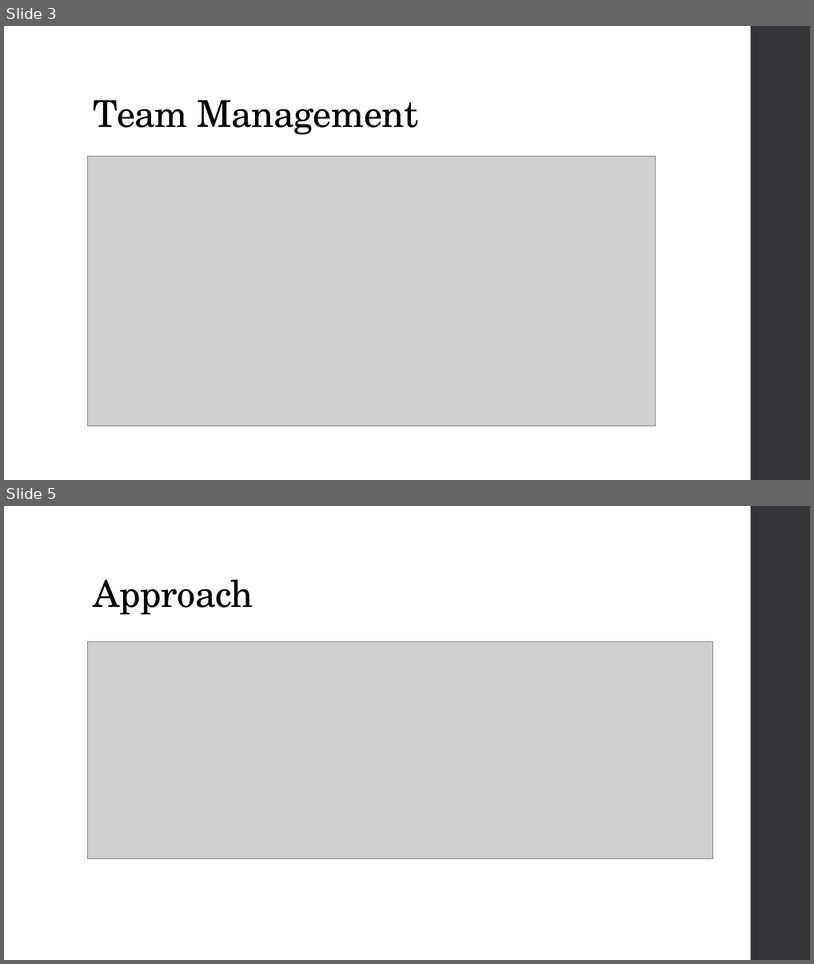
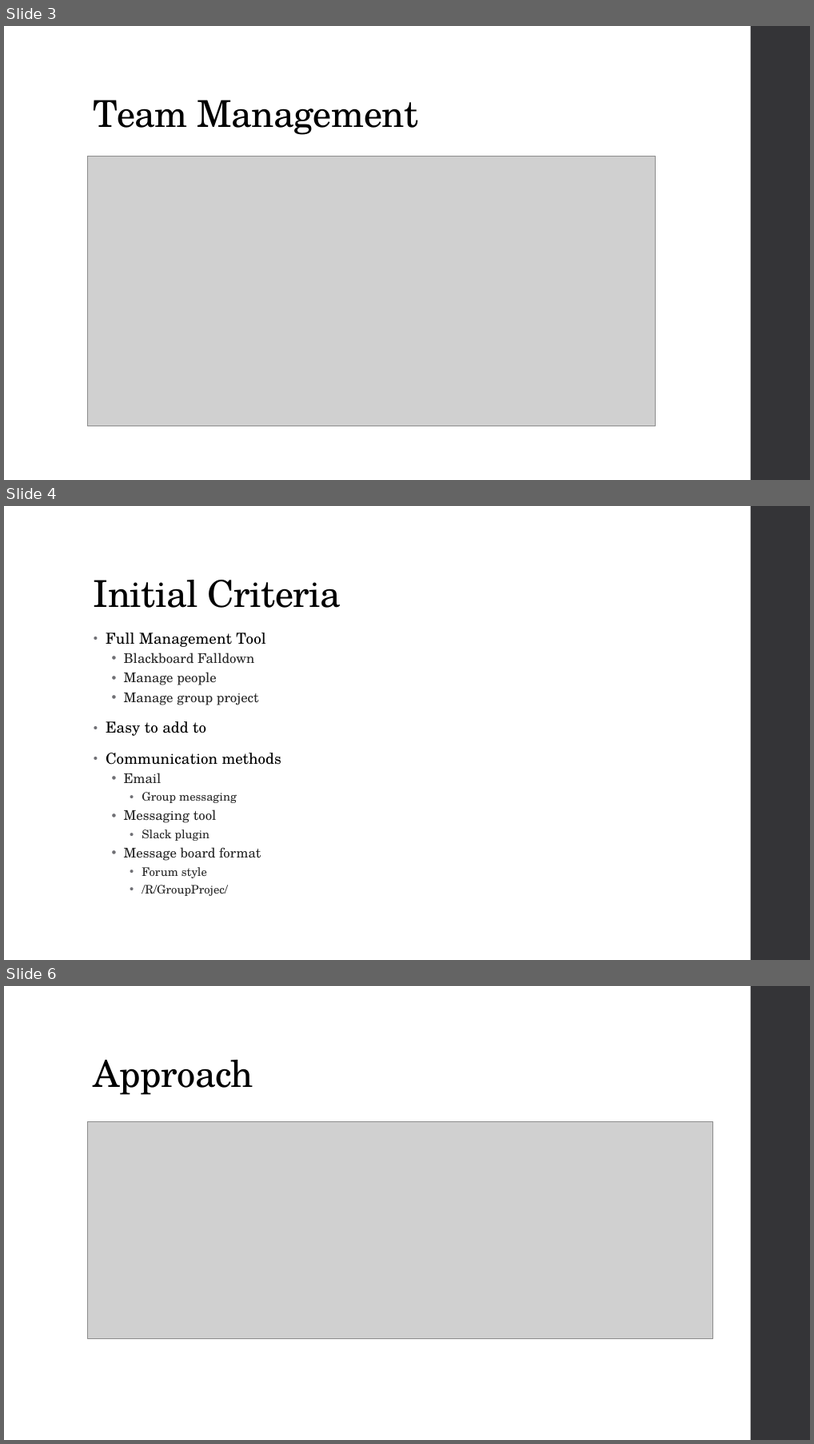
Before and after one commit to ECAK1998/CM2305, a slide deck: Interim Client Presentation.pptx. Shown one above the other, each under a label of ours: slides 3 and 5 before the commit, slides 3, 4 and 6 after it; the slides between them are not shown. The pictures are 814x964 and 814x1444 pixels, drawn with LibreOffice and Linux fonts; fonts in the diff are those of the drawing; grey boxes stand for pictures. Boxes give left, top, right and bottom in pixels: in the first picture for what was removed or moved away, otherwise in the second. Text is boxed around its words. In the diff, an @@ line names an element or a change of style, - is before the commit and + after.

Commit message:
Finished speech pointers added to Interim Group Report

```diff
--- a/Interim Client Presentation.pptx
+++ b/Interim Client Presentation.pptx
@@ slide 4 added at box(4, 506, 810, 960), background #FFFFFF; not listed: 1 template element that a slide beside it also shows @@
@@ title added at box(94, 580, 342, 608), 44 pt, text #000000 @@
+Initial Criteria
@@ text added at box(106, 632, 282, 896), 16 pt, text #262626 @@
+• Full Management Tool
+  • Blackboard Falldown
+  • Manage people
+  • Manage group project
+• Easy to add to
+• Communication methods
+  • Email
+    • Group messaging
+  • Messaging tool
+    • Slack plugin
+  • Message board format
+    • Forum style
+    • /R/GroupProjec/
@@ what was slide 5 is now slide 6 @@
```
Also in this commit, not shown: 1 other slide added, 1 slide removed.
